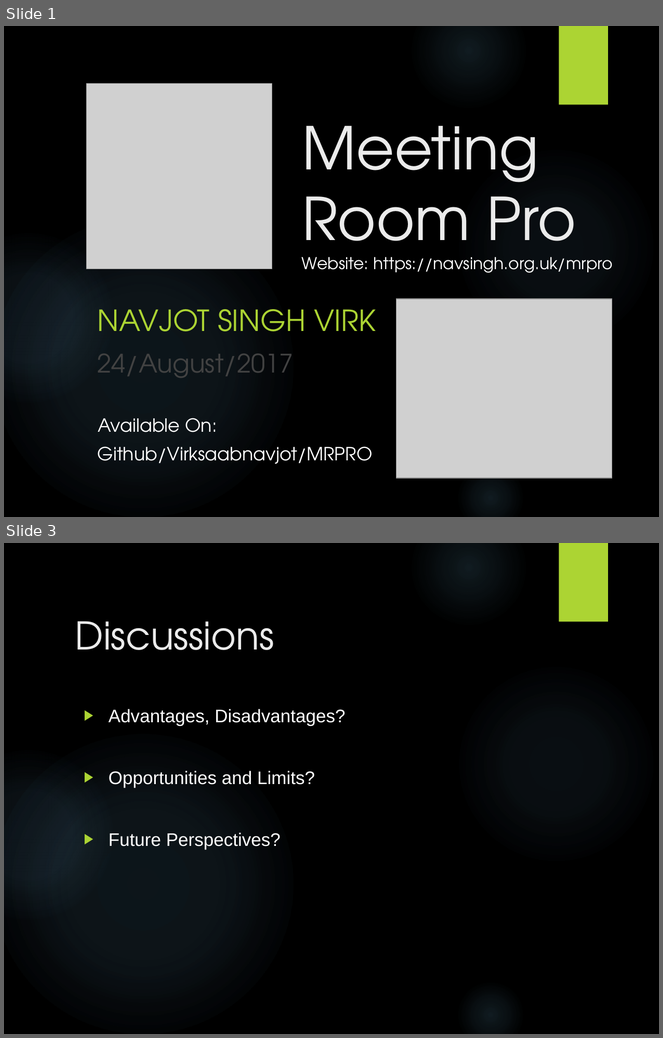
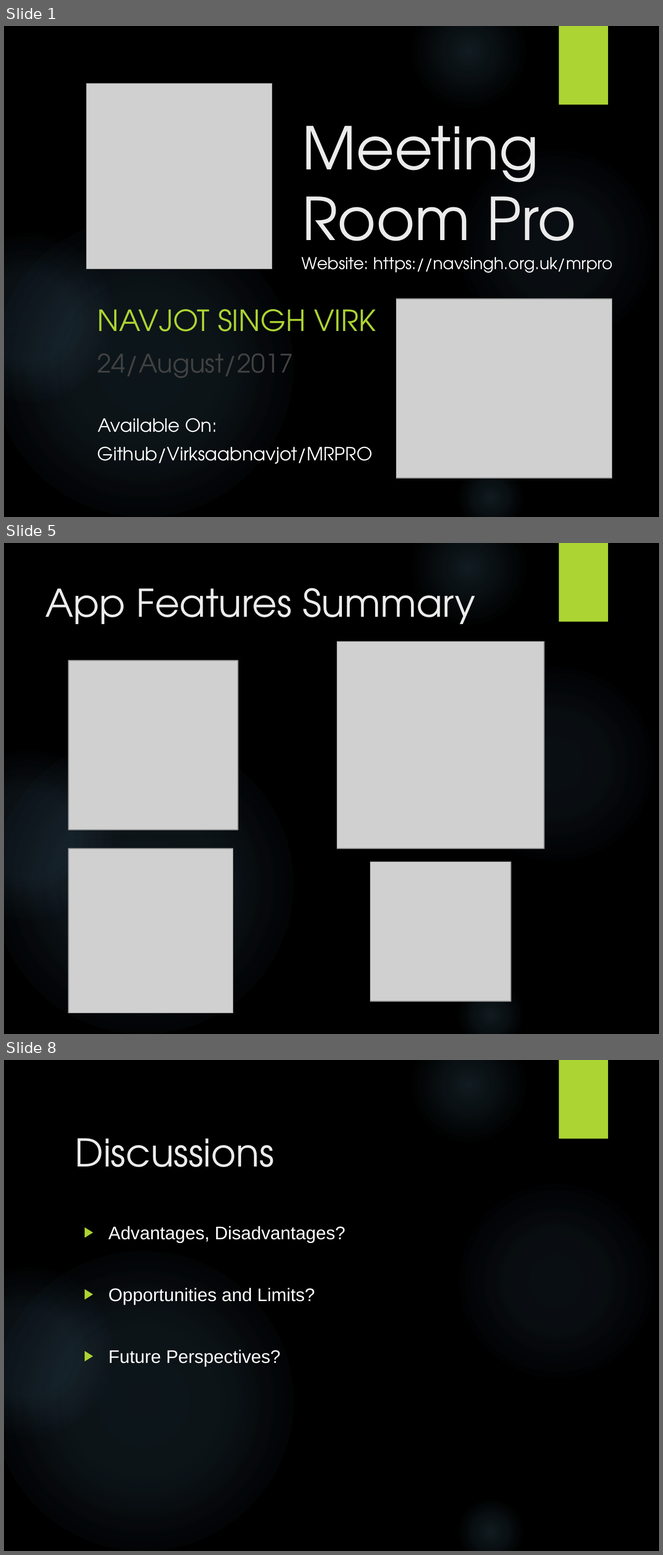
Before and after one commit to Virksaabnavjot/Documentation-MeetingRoom-Pro, a slide deck: Documentation/Final Presentaion/Presentation.pptx. Shown one above the other, each under a label of ours: slides 1 and 3 before the commit, slides 1, 5 and 8 after it; the slides between them are not shown. The pictures are 663x1038 and 663x1555 pixels, drawn with LibreOffice and Linux fonts; fonts in the diff are those of the drawing; grey boxes stand for pictures; background and template pictures are left out. Boxes give left, top, right and bottom in pixels: in the first picture for what was removed or moved away, otherwise in the second. Text is boxed around its words. In the diff, an @@ line names an element or a change of style, - is before the commit and + after.

Commit message:
presentation - app features summary and icons added

```diff
--- a/Documentation/Final Presentaion/Presentation.pptx
+++ b/Documentation/Final Presentaion/Presentation.pptx
@@ slide 5 added at <box>4,543,659,1034</box>, background picture (left out); not listed: 6 template elements that a slide beside it also shows @@
@@ title added at <box>45,588,476,624</box>, 42 pt, text #EBEBEB @@
+App Features Summary
@@ picture added at <box>337,642,544,849</box> @@
@@ picture added at <box>68,661,238,830</box> @@
@@ picture added at <box>68,849,233,1014</box> @@
@@ picture added at <box>370,862,511,1002</box> @@
@@ what was slide 3 is now slide 8 @@
```
Also in this commit, not shown: 3 slides changed, 2 other slides added, 1 other file.
